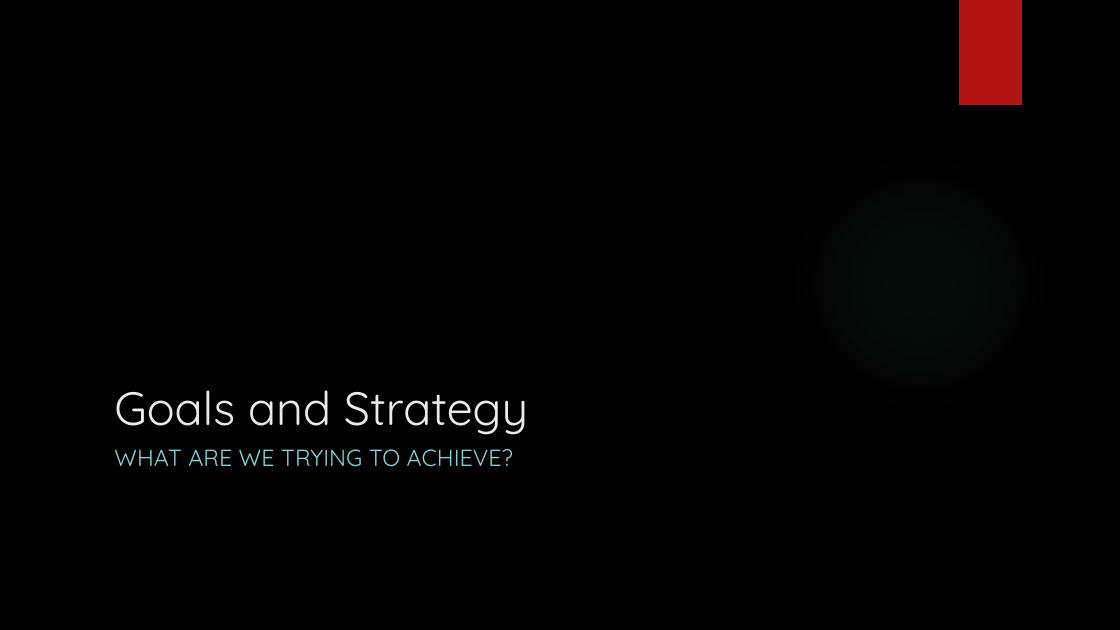
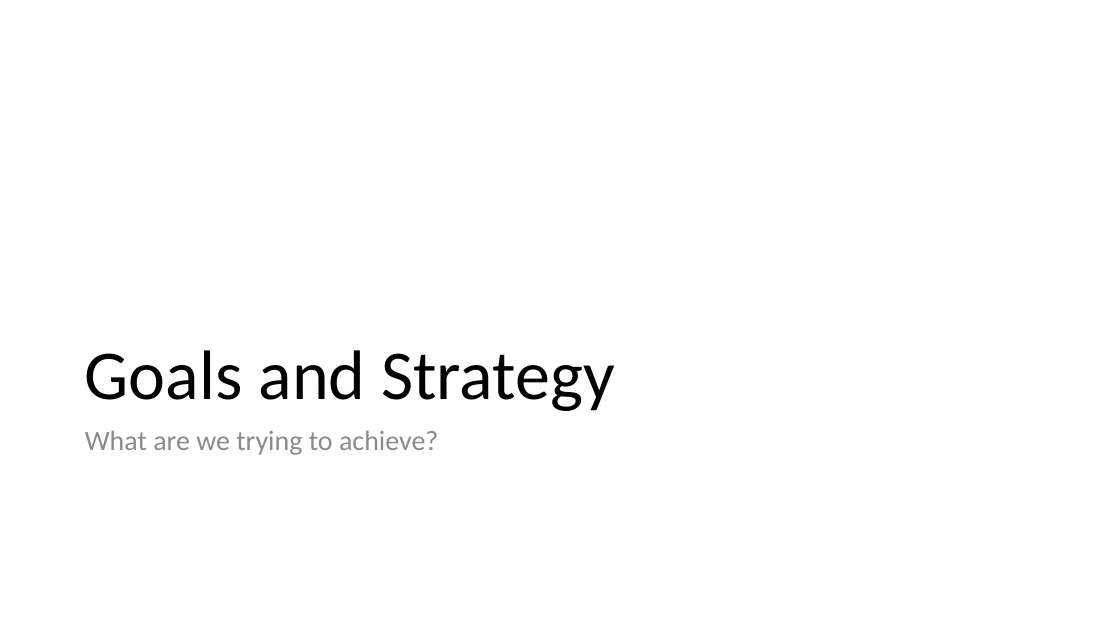
Before and after one commit to buildmotion/custom-angular-modules, a slide deck: slide 8 of presentation/custom-angular-modules.pptx. Drawn at 1120x630 pixels with LibreOffice and Linux fonts; fonts in the diff are those of the drawing; background and template pictures are left out. Boxes give left, top, right and bottom in pixels: in the first picture for what was removed or moved away, otherwise in the second. Text is boxed around its words. In the diff, an @@ line names an element or a change of style, - is before the commit and + after.

```diff
--- a/presentation/custom-angular-modules.pptx
+++ b/presentation/custom-angular-modules.pptx
@@ background picture (left out) to #FFFFFF @@
@@ rectangle removed at bbox=[959, 0, 1022, 105] @@
@@ title "Goals and Strategy": place and size @@
-title "Goals and Strategy" at bbox=[114, 390, 528, 435]
+title "Goals and Strategy" at bbox=[85, 350, 614, 411]
@@ title "Goals and Strategy" at bbox=[85, 350, 614, 411]: size 40 to 60 pt, font Quicksand to Calibri, text colour #EBEBEB to #000000; line spacing 1 to 0.9 @@
@@ ellipse removed at bbox=[791, 154, 1049, 413] @@
@@ text at bbox=[85, 430, 438, 455]: text changed; size 20 to 24 pt; font Quicksand to Calibri; text colour #8AD0D6 to #8C8C8C @@
-WHAT ARE WE TRYING TO ACHIEVE?
+What are we trying to achieve?
```
Also in this commit, not shown: 42 other slides changed, 5 slides added, 20 slides removed, 2 other files.
